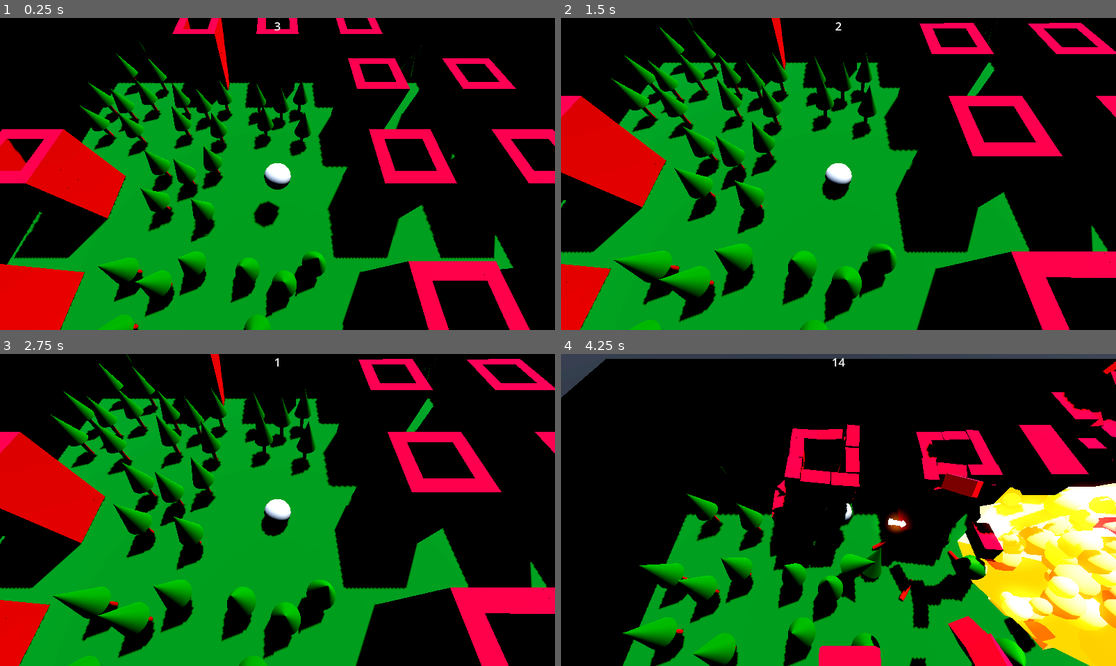
Above: before the commit, frames 1-4 (two rows, left to right).
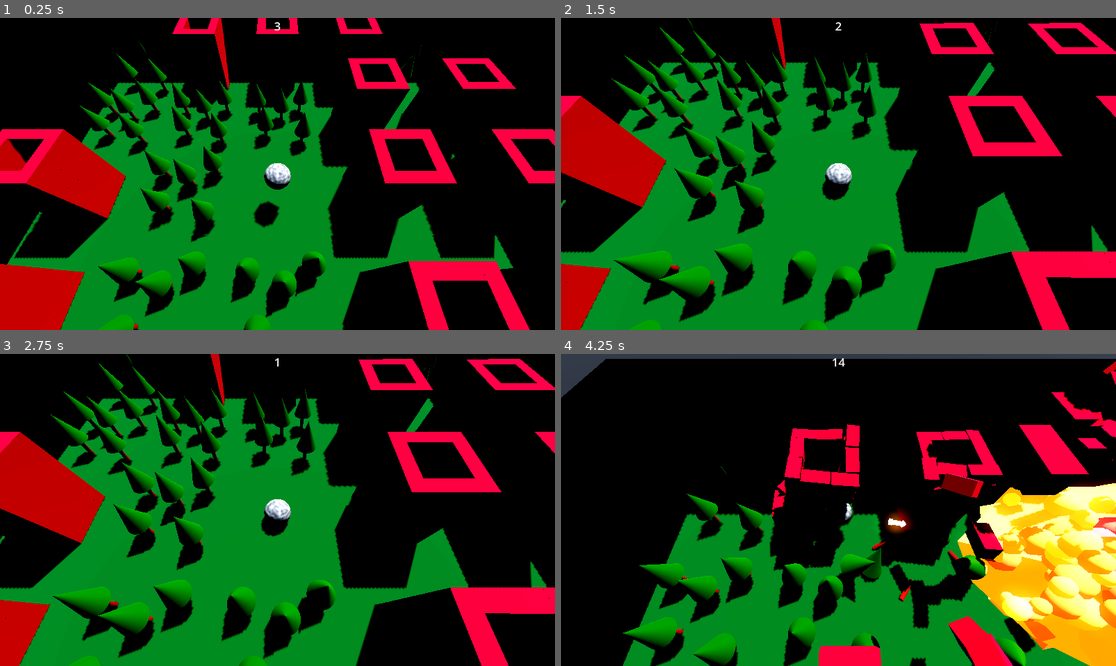
Above: after the commit, the same moments.

Repository: arocull/EnvisionJam2023
Game: Godot game, scene res://map/city.tscn
The game is run twice, just before and just after one commit, with the same random seed, the same clock (stepped at 60 frames per second) and the same inputs. A sky picture missing from this copy of the repository is replaced by a grey-blue gradient.
Inputs (mouse positions are in pixels of both pictures, inside the frame that each line leads up to):
- Up to frame 1 (0.25 s): no input
- Up to frame 2 (1.5 s): move the mouse to (960, 158) at 0.52 s; press the mouse at (960, 158) at 0.53 s; hold D (move_right) 0.53-1.28 s; tap Space (move_jump) at 0.77 s; tap Enter at 1.25 s; move the mouse to (727, 189) at 1.27 s; release the mouse at (727, 189) at 1.28 s; hold S (move_back) from 1.28 s (still down); click (727, 189) at 1.35 s
- Up to frame 3 (2.75 s): tap Space (move_jump) at 1.52, 2 s; move the mouse to (333, 441) at 2.02 s; release S (move_back) at 2.03 s; press the mouse at (333, 441) at 2.03 s; hold D (move_right) from 2.03 s (still down)
- Up to frame 4 (4.25 s): tap Enter at 2.75 s; move the mouse to (810, 572) at 2.77 s; release D (move_right) at 2.78 s; release the mouse at (810, 572) at 2.78 s; hold W (move_forward) 2.78-3.53 s; click (810, 572) at 2.85 s; tap Space (move_jump) at 3.02, 3.77 s; move the mouse to (1005, 556) at 3.52 s; press the mouse at (1005, 556) at 3.53 s; hold A (move_left) from 3.53 s (still down)

The runs differ from the first frame. In frame 1, 6.2% of the frame differs, in the area x 0-59%, y 0-100%; in frame 2, 5.8%; in frame 3, 5.8%; in frame 4, 11%, in the area x 12-100%, y 2-100%.

Commit message:
Ball shader

Diff:
--- a/map/city.tscn
+++ b/map/city.tscn
@@ -25,8 +25,9 @@
 ssao_enabled = true
 glow_enabled = true
 adjustment_enabled = true
-adjustment_brightness = 1.25
-adjustment_contrast = 1.5
+adjustment_brightness = 1.1
+adjustment_contrast = 1.3
+adjustment_saturation = 1.1
 
 [sub_resource type="WorldBoundaryShape3D" id="WorldBoundaryShape3D_w5xy7"]
 
--- /dev/null
+++ b/player/mat_player.gdshader
@@ -0,0 +1,43 @@
+shader_type spatial;
+
+render_mode skip_vertex_transform;
+
+const vec3 col = vec3(0.3f,0.3f,0.3f);
+const vec3 sparkle = vec3(1.0f, 1.0f, 1.0f);
+const float timescale = 0.05f;
+uniform sampler2D noise;
+uniform sampler2D sparkles;
+uniform float coverage = 0.0f;
+
+void vertex() {
+	vec3 dir = vec3(0.0f,0.0f,-1.0f);//MODELVIEW_MATRIX.xyz;
+	float dp = clamp((dot(normalize(VERTEX), dir) / 2.0f) + 0.5f, 0.0f, 1.0f);
+	COLOR = vec4(VERTEX.xyz, dp);
+
+	VERTEX = (MODELVIEW_MATRIX * vec4(VERTEX, 1.0)).xyz;
+	NORMAL = normalize((MODELVIEW_MATRIX * vec4(NORMAL, 0.0)).xyz);
+}
+
+float seamless_texture(in sampler2D tex, in vec2 coordA, in vec2 coordB, in float height) {
+	// Sample UV noise and world-space noise
+	// Then blend noise values based on height, to create a seamless texture
+	return mix(texture(tex, coordA).x, texture(tex, coordB).x, height);
+}
+
+void fragment() {
+	vec2 offset = vec2(TIME * timescale, TIME * timescale);
+	float height = 1.0f - sin(PI * UV.y);
+
+	// Sample UV noise and world-space noise
+	vec2 coordA = UV;
+	vec2 coordB = (COLOR.xz / 2.0f);
+
+	// Blend noise values based on height, to create a seamless texture
+	float lumin = seamless_texture(noise, coordA + offset, coordB + offset, height);
+	offset /= 3.0f;
+	float spark = pow(seamless_texture(sparkles, coordA - offset, coordB - offset, height), 1.5f);
+
+	ALBEDO = mix(col, sparkle, spark);
+	ROUGHNESS = clamp(lumin - spark, 0.6f, 1.0f) * 0.9f;
+	SPECULAR = lumin * 0.5f;
+}
--- /dev/null
+++ b/player/mat_player.tres
@@ -0,0 +1,30 @@
+[gd_resource type="ShaderMaterial" load_steps=8 format=3 uid="uid://ca0a8i158ictq"]
+
+[ext_resource type="Shader" path="res://player/mat_player.gdshader" id="1_4vasd"]
+
+[sub_resource type="Gradient" id="Gradient_njjup"]
+
+[sub_resource type="FastNoiseLite" id="FastNoiseLite_gq2nk"]
+
+[sub_resource type="NoiseTexture2D" id="NoiseTexture2D_2hg5o"]
+width = 1024
+height = 1024
+color_ramp = SubResource("Gradient_njjup")
+noise = SubResource("FastNoiseLite_gq2nk")
+
+[sub_resource type="Gradient" id="Gradient_8p2dt"]
+
+[sub_resource type="FastNoiseLite" id="FastNoiseLite_3scdt"]
+
+[sub_resource type="NoiseTexture2D" id="NoiseTexture2D_rumb0"]
+width = 1024
+height = 1024
+color_ramp = SubResource("Gradient_8p2dt")
+noise = SubResource("FastNoiseLite_3scdt")
+
+[resource]
+render_priority = 0
+shader = ExtResource("1_4vasd")
+shader_parameter/coverage = 0.5
+shader_parameter/noise = SubResource("NoiseTexture2D_2hg5o")
+shader_parameter/sparkles = SubResource("NoiseTexture2D_rumb0")
--- a/player/player.tscn
+++ b/player/player.tscn
@@ -1,14 +1,16 @@
-[gd_scene load_steps=9 format=3 uid="uid://bnqe7swv3siy6"]
+[gd_scene load_steps=10 format=3 uid="uid://bnqe7swv3siy6"]
 
 [ext_resource type="Script" path="res://player/player.gd" id="1_v6ny5"]
 [ext_resource type="Script" path="res://player/movement.gd" id="2_rx1pb"]
 [ext_resource type="Material" uid="uid://dxt4ao67ytwu1" path="res://efx/processmat_dust.tres" id="3_dc4qx"]
+[ext_resource type="Material" uid="uid://ca0a8i158ictq" path="res://player/mat_player.tres" id="3_lkd30"]
 [ext_resource type="Shader" uid="uid://cgkhe68qksn7t" path="res://efx/shader_dust.tres" id="4_cwgq3"]
 
 [sub_resource type="SphereShape3D" id="SphereShape3D_eklvf"]
 radius = 0.6
 
 [sub_resource type="SphereMesh" id="SphereMesh_6aubi"]
+material = ExtResource("3_lkd30")
 radius = 0.6
 height = 1.2
 
